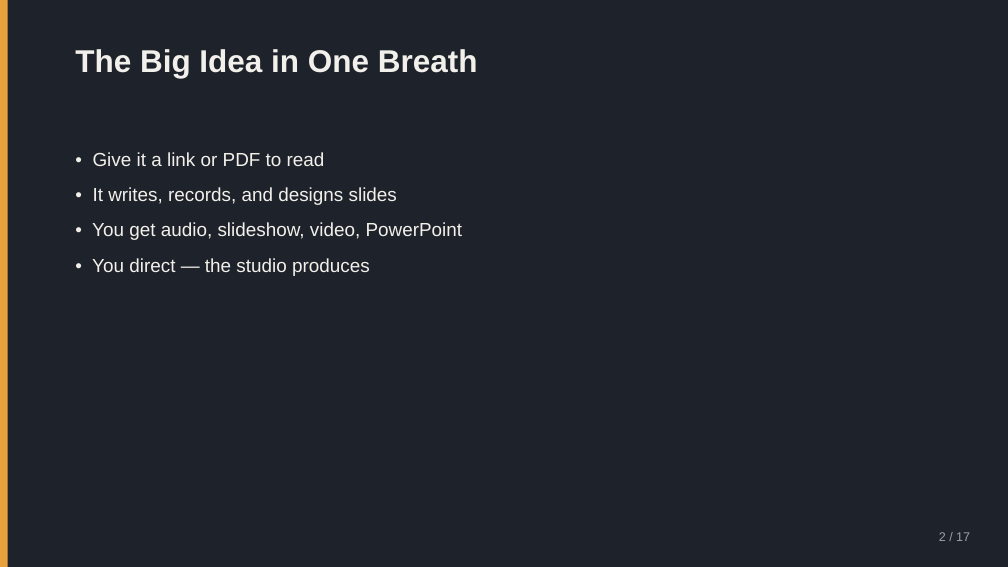
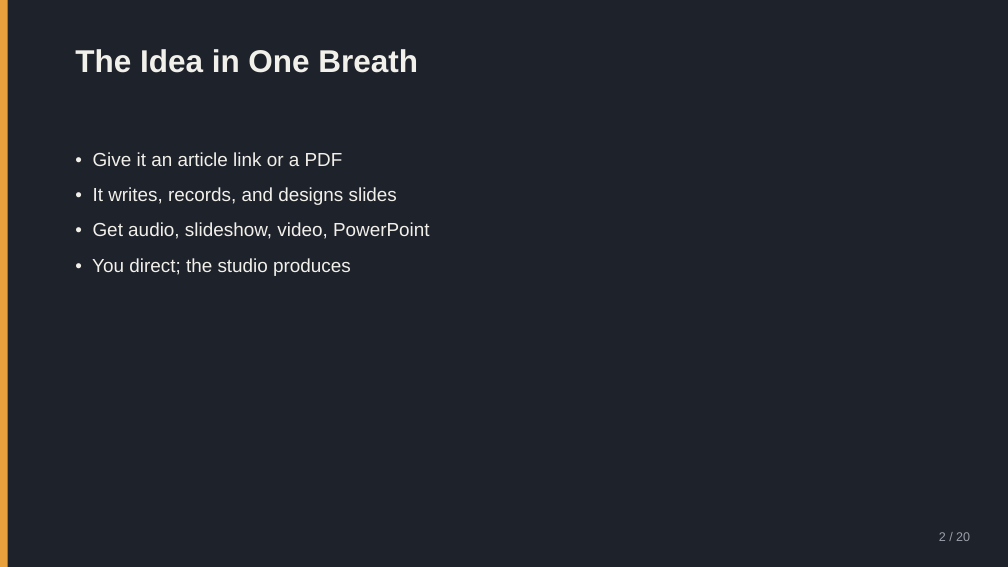
Before and after one commit to nikolaidk/voice, a slide deck: slide 2 of docs/user-guide.pptx. Drawn at 1008x567 pixels with LibreOffice and Linux fonts; fonts in the diff are those of the drawing. Boxes give left, top, right and bottom in pixels: in the first picture for what was removed or moved away, otherwise in the second. Text is boxed around its words. In the diff, an @@ line names an element or a change of style, - is before the commit and + after.

```diff
--- a/docs/user-guide.pptx
+++ b/docs/user-guide.pptx
@@ text at (x1=75, y1=49, x2=418, y2=73): text changed @@
-The Big Idea in One Breath
+The Idea in One Breath
@@ text at (x1=93, y1=152, x2=343, y2=166): text changed @@
-• Give it a link or PDF to read
+• Give it an article link or a PDF
@@ text at (x1=92, y1=222, x2=430, y2=276): text changed @@
-• You get audio, slideshow, video, PowerPoint
-• You direct — the studio produces
+• Get audio, slideshow, video, PowerPoint
+• You direct; the studio produces
@@ text at (x1=939, y1=532, x2=970, y2=541): text changed @@
-2 / 17
+2 / 20
```
Also in this commit, not shown: 11 other slides changed, 8 slides added, 5 slides removed, 3 other files.
